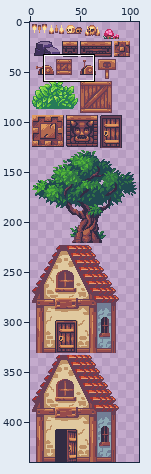
Sprite sheet -- assets/atlas/atlas-props.png. Above, an overview of the earlier version with the close-up marked.
Close-up. As it was:
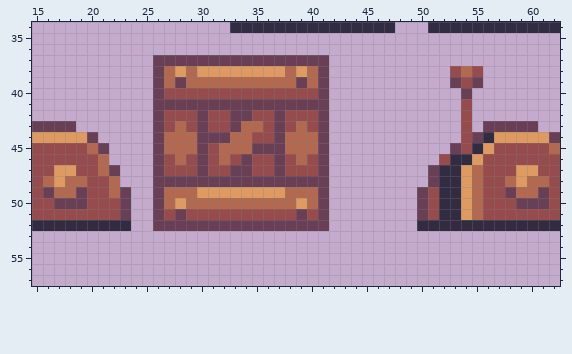
The file is 109x440 pixels. Colours within 5 levels of each other are drawn and written as one. Shown: x 15..62, y 34..57.
The result:
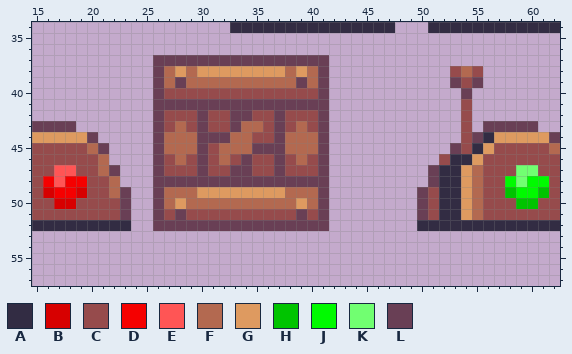
Palette (. is transparent): A #322c43  B #d70000  C #964b4c  D #f50000  E #ff5555  F #b36950  G #de9a60  H #00c400  J #00fa00  K #71ff71  L #693f55
From the commit log: Added light on levers
Change:
@@ x 15..62 @@
 46 CCCCCCF....LCFCLCFCLCCLCFCL..........CAAGCCCCCCC
-47 CCGGCCFL...LCCCLCCLLCCLCCCL.........LAAGFCCCGGCC
-48 CFGFFCCF...LLLLLLLLLLLLLLLL.........LAAGFCCFGFFC
-49 CLFFLCCFL..LFFFGGGGGGGGFFFL........LCAAGFCCLFFLC
-50 CCLLLCCCL..LFGFFFFFFFFFFGFL........LCAAGFCCCLLLC
+47 CCEECCFL...LCCCLCCLLCCLCCCL.........LAAGFCCCKKCC
+48 CDEDDCCF...LLLLLLLLLLLLLLLL.........LAAGFCCJKJJC
+49 CBDDBCCFL..LFFFGGGGGGGGFFFL........LCAAGFCCHJJHC
+50 CCBBCCCCL..LFGFFFFFFFFFFGFL........LCAAGFCCCHHCC
 51 CCCCCCCCL..LCLCCCCCCCCCCLCL........LCAAGFCCCCCCC
Boxes around the changes in both close-ups, in picture pixels (x1, y1, x2, y2):
changed: (43, 165, 87, 209)
changed: (505, 165, 549, 209)
